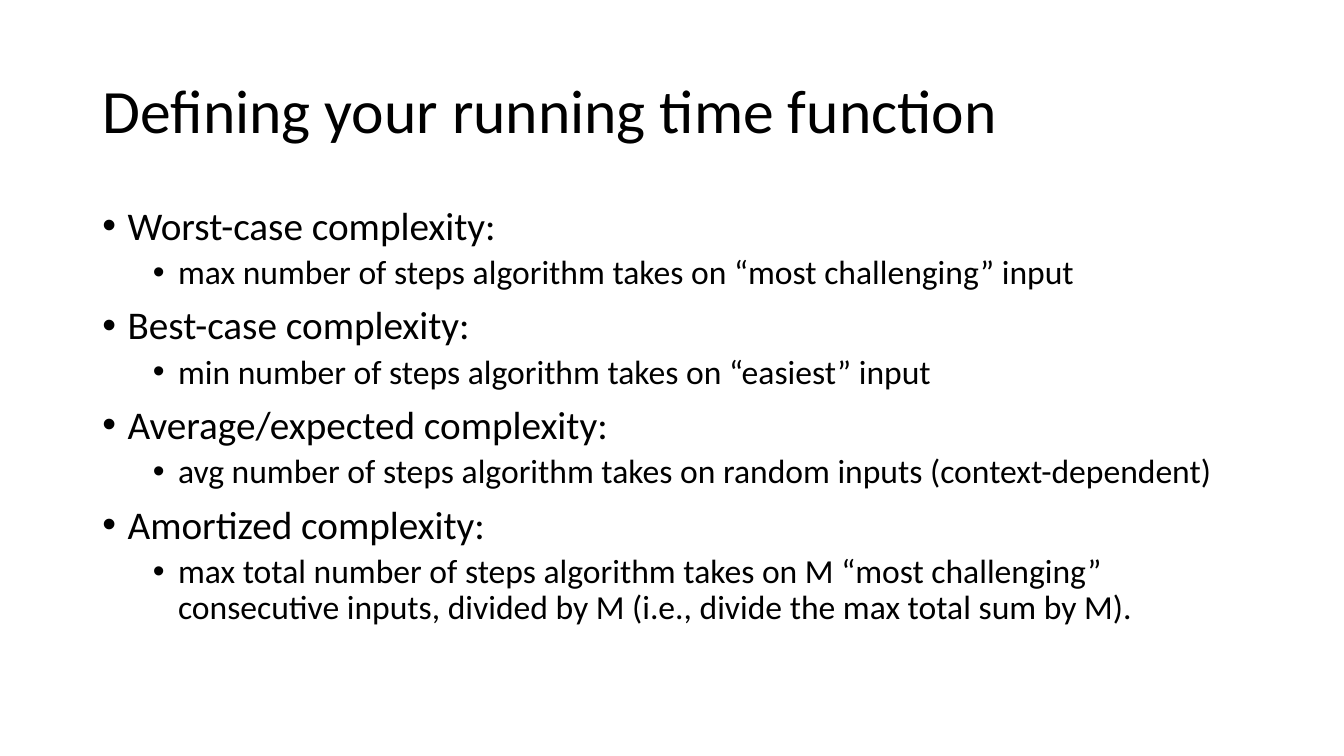
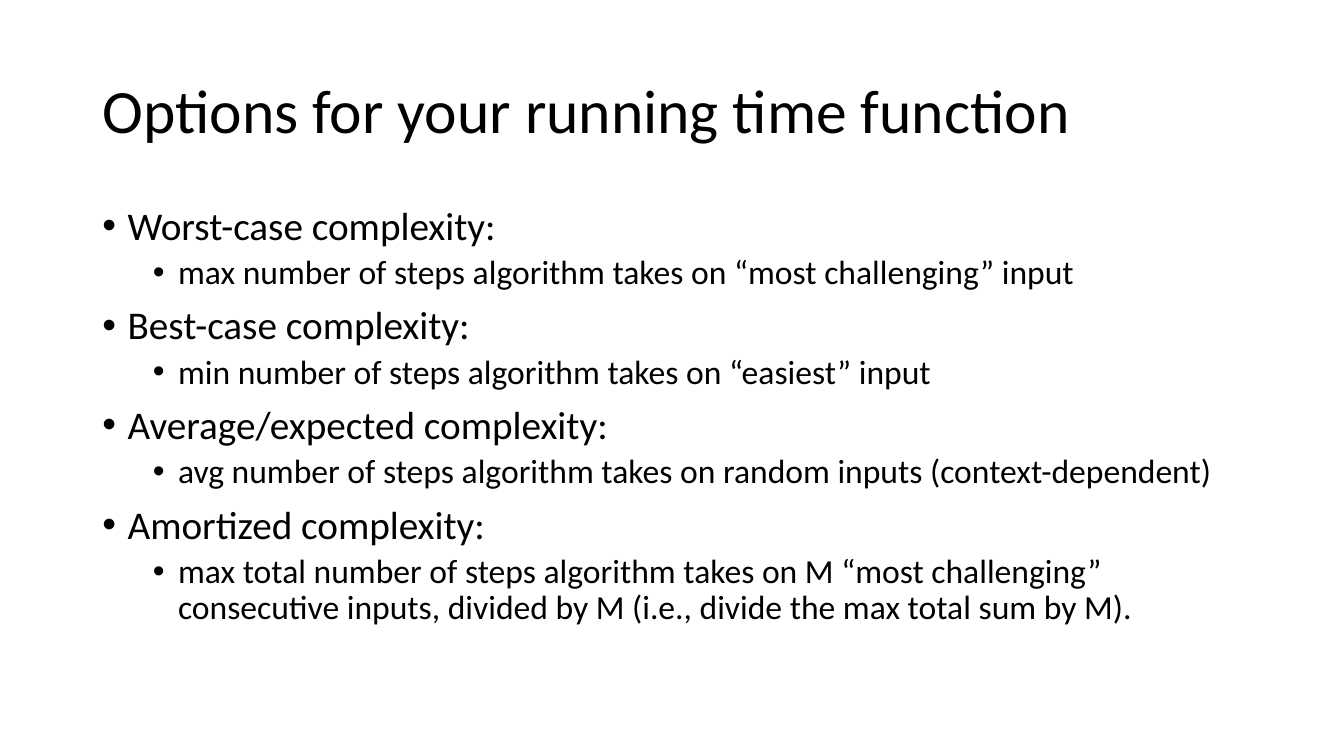
Before and after one commit to natebrunelle/cse332, a slide deck: slide 3 of markdown/files/slides/lecture3_analysis2.pptx. Drawn at 1344x756 pixels with LibreOffice and Linux fonts; fonts in the diff are those of the drawing. Boxes give left, top, right and bottom in pixels: in the first picture for what was removed or moved away, otherwise in the second. Text is boxed around its words. In the diff, an @@ line names an element or a change of style, - is before the commit and + after.

```diff
--- a/markdown/files/slides/lecture3_analysis2.pptx
+++ b/markdown/files/slides/lecture3_analysis2.pptx
@@ title at (102,90,1070,144): text changed @@
-Defining your running time function
+Options for your running time function
```
Also in this commit, not shown: 14 other slides changed, 5 slides added, 2 slides removed, 8 other files.
